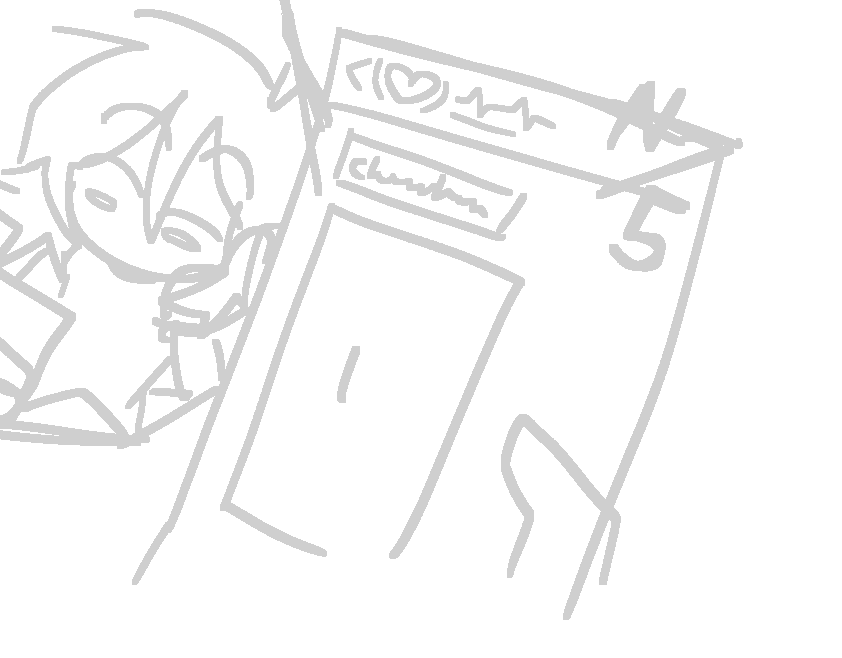
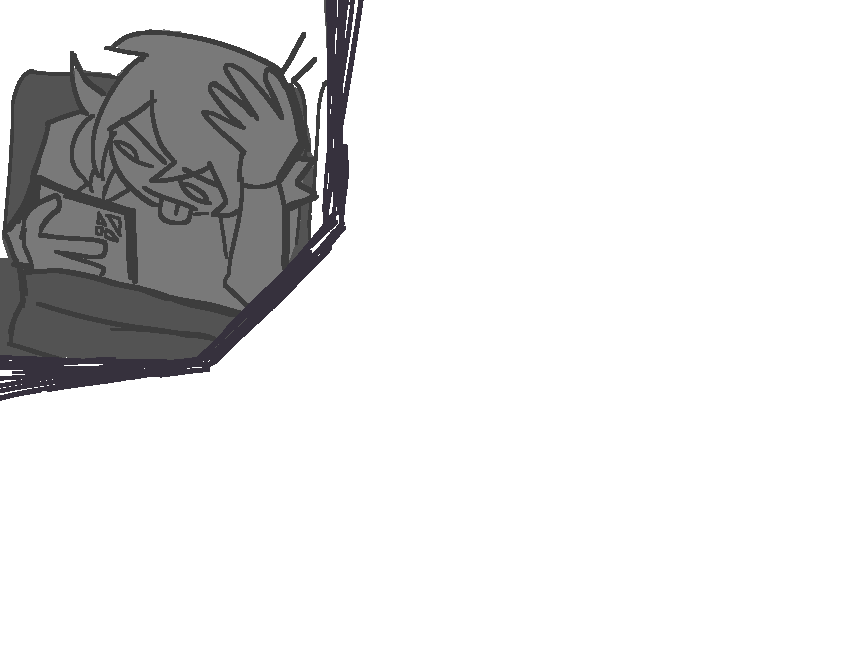
Revision of a layered 842 x 658 image; what changed, layer by layer:
hid "Paint Layer 18", painted on it over [0, 0, 743, 620]
added group "Group 21" with 3 layers above "Paint Layer 20 (pasted)" over [0, 0, 448, 448]
added layer "frame" in group "Group 21" over [0, 0, 448, 448]
added layer "Paint Layer 20" in group "Group 21" over [0, 0, 384, 448]
added layer "bg" in group "Group 21" over [0, 0, 384, 448]
